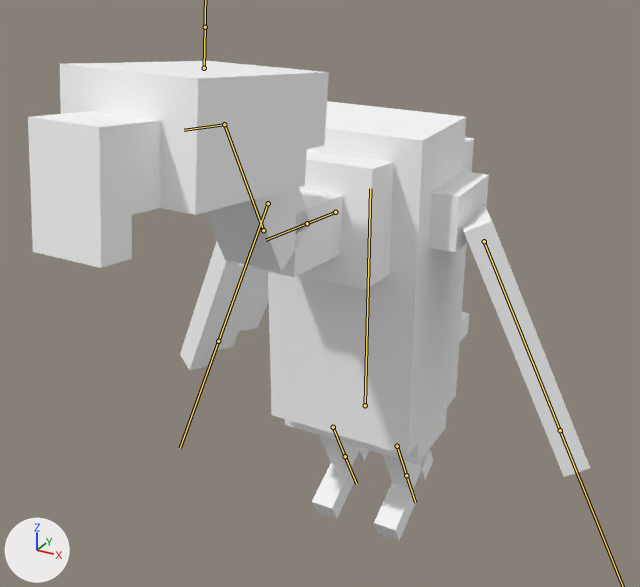
A saved change to the FBX model SheriffWest/Assets/Models/Meshes/Cowboys/cowboy_vulture.fbx.
Both versions are drawn from a 50 mm lens placed at (1.37, -2.93, 2.36), pointed at (-0.01, -0.44, 1.11). Lighting does not change. The marker at lower left points along +X, +Y and +Z. Both versions are drawn at frame 6 of the action 'Armature|Death'; the numbers are the values there. The bones that bend it are drawn over the model as lines.

Names of what the first picture shows: 'cowboy_vulture'.
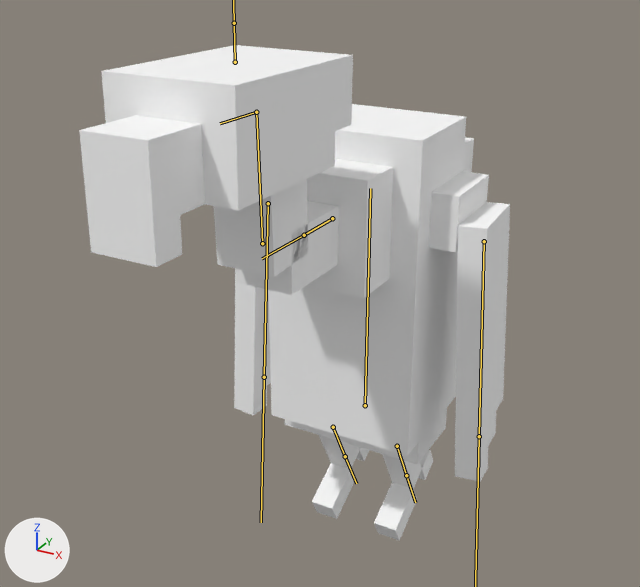
The change, as a list of edits to the scene's bpy script:
```text
Change bone_armright:
    where bone_armright = bpy.data.objects['Armature'].pose.bones['ArmRight']  # child of 'Body'
    bone_armright.rotation_quaternion: (0.952, 0.217, 0.217, 0.0) -> (0.999, 0.026, 0.026, 0.0)  # degrees (27, 24, 6) -> degrees (3, 3, 0)
Change bone_armleft:
    where bone_armleft = bpy.data.objects['Armature'].pose.bones['ArmLeft']  # child of 'Body'
    bone_armleft.rotation_quaternion: (0.952, -0.217, -0.217, 0.0) -> (0.999, -0.026, -0.026, 0.0)  # degrees (-27, -24, 6) -> degrees (-3, -3, 0)
Change bone_neck3:
    where bone_neck3 = bpy.data.objects['Armature'].pose.bones['Neck3']  # child of 'Body'
    bone_neck3.location: (-0.018, -0.024, 0.0) -> (0.0, -0.004, 0.0)
    bone_neck3.rotation_quaternion: (0.999, 0.0, 0.0, 0.048) -> (1.0, 0.0, 0.0, 0.008)  # degrees (0, 0, 6) -> degrees (0, 0, 1)
Change bone_neck1:
    where bone_neck1 = bpy.data.objects['Armature'].pose.bones['Neck1']  # child of 'Neck2'
    bone_neck1.location: (0.018, -0.018, 0.0) -> (0.002, -0.002, 0.0)
    bone_neck1.rotation_quaternion: (0.961, 0.0, 0.0, -0.278) -> (1.0, 0.0, 0.0, -0.025)  # degrees (0, 0, -32) -> degrees (0, 0, -3)
Change bone_head:
    where bone_head = bpy.data.objects['Armature'].pose.bones['Head']  # child of 'Neck1'
    bone_head.location: (0.0, -0.018, 0.0) -> (0.0, -0.002, 0.0)
    bone_head.rotation_quaternion: (0.956, 0.0, 0.0, 0.292) -> (1.0, 0.0, 0.0, 0.026)  # degrees (0, 0, 34) -> degrees (0, 0, 3)
```

Location of each change, (x1, y1, x2, y2) in pixels of the pictures (640 x 587 px):
'cowboy_vulture', posed (23% narrower): before (28, 61, 590, 541); after (79, 45, 510, 541)
bone 'ArmRight', root to tip: before (268, 203) to (218, 341); after (268, 203) to (264, 377)
bone 'ArmLeft', root to tip: before (484, 241) to (560, 430); after (484, 241) to (479, 436)
bone 'Neck3', root to tip: before (335, 212) to (307, 223); after (332, 218) to (304, 235)
bone 'Neck1', root to tip: before (263, 230) to (224, 124); after (262, 243) to (256, 112)
bone 'Head', root to tip: before (224, 124) to (184, 130); after (256, 112) to (220, 123)
